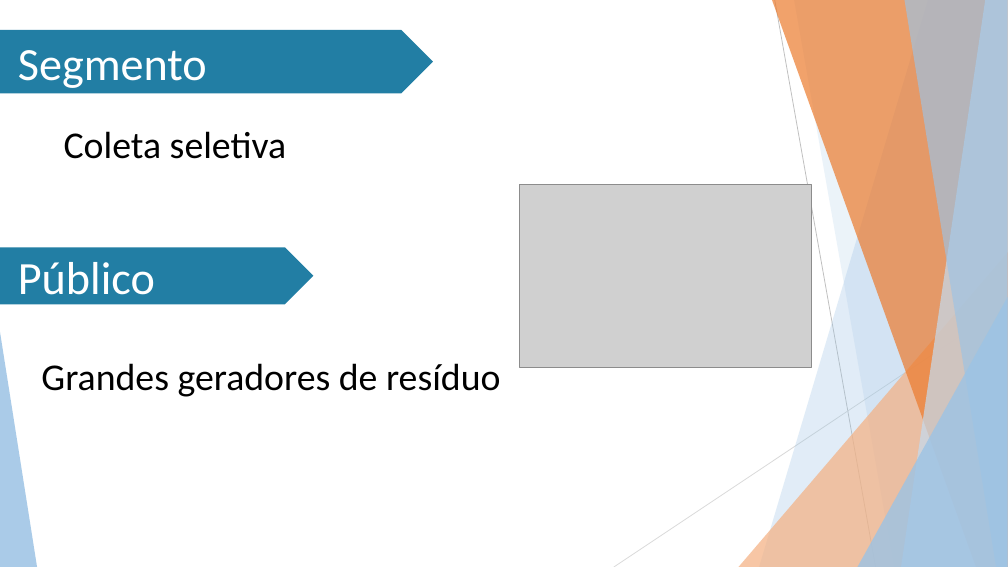
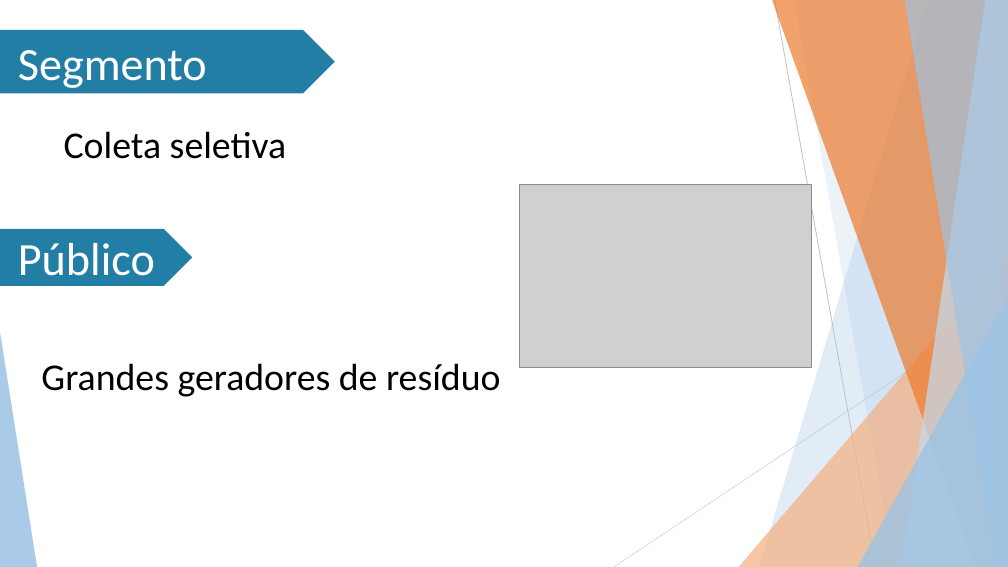
Before and after one commit to Stefany-hub/Projeto2.0, a slide deck: slide 4 of apresentação/MIT PPT (Projeto 2.0).pptx. Drawn at 1008x567 pixels with LibreOffice and Linux fonts; fonts in the diff are those of the drawing; grey boxes stand for pictures; background and template pictures are left out. Boxes give left, top, right and bottom in pixels: in the first picture for what was removed or moved away, otherwise in the second. Text is boxed around its words. In the diff, an @@ line names an element or a change of style, - is before the commit and + after.

```diff
--- a/apresentação/MIT PPT (Projeto 2.0).pptx
+++ b/apresentação/MIT PPT (Projeto 2.0).pptx
@@ pentagon arrow "Segmento": place and size @@
-pentagon arrow "Segmento" at (0, 30, 433, 94)
+pentagon arrow "Segmento" at (0, 30, 335, 94)
@@ pentagon arrow "Público": place and size @@
-pentagon arrow "Público" at (0, 247, 314, 305)
+pentagon arrow "Público" at (0, 229, 192, 287)
```
Also in this commit, not shown: 5 other slides changed, 2 slides added.
